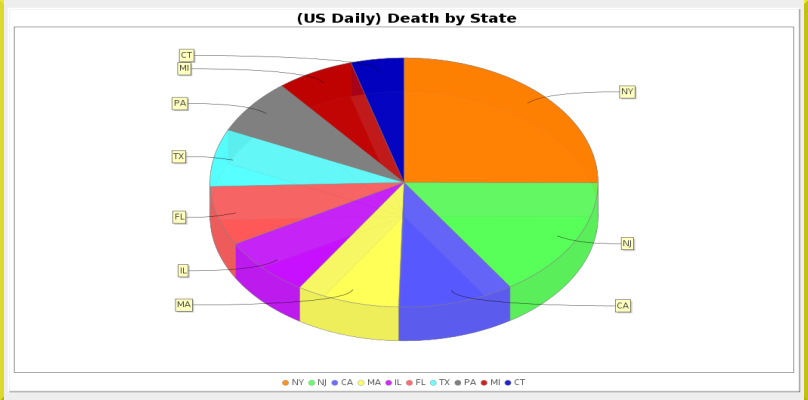
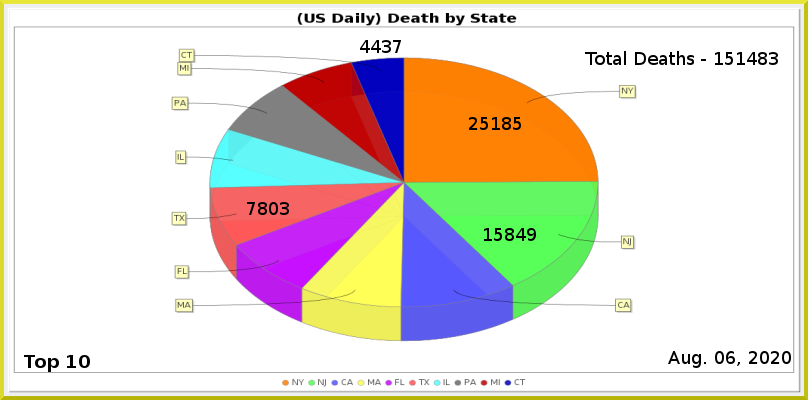
The second w=808, h=400 image is a revision of the first. Changes to its layers:
removed layer "Pasted Layer" over 4, 0, 804, 400
painted on "TX" over 242, 167, 289, 215
painted on "NJ" over 527, 228, 536, 241
painted on "NY" over 502, 117, 521, 130
renamed "Total Deaths - 150230" to "Total Deaths - 151483", painted on it over 585, 51, 778, 65
painted on "Current Date" over 726, 351, 735, 364
painted on "Death_by_State.png" over 171, 48, 638, 386
